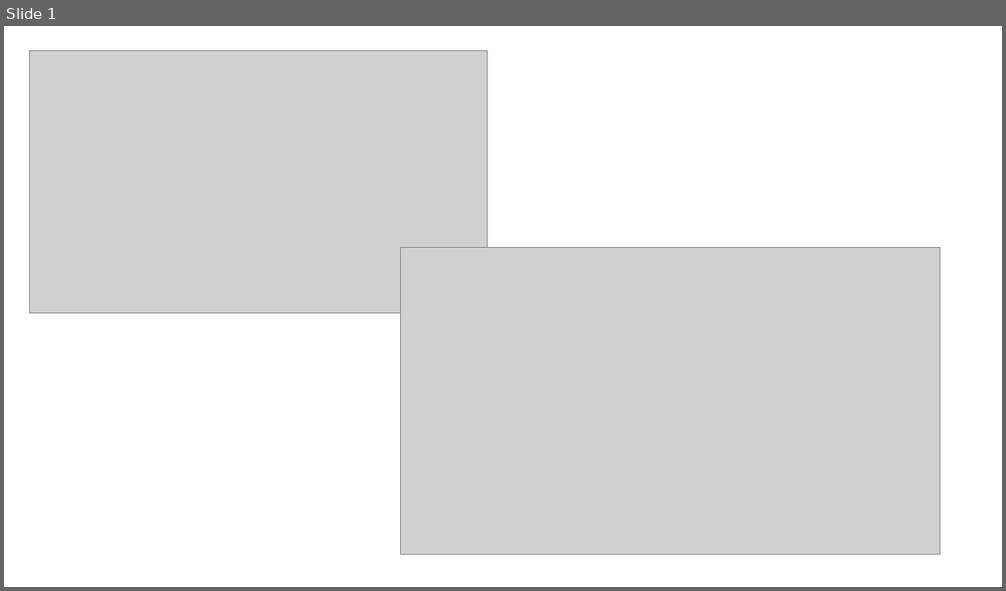
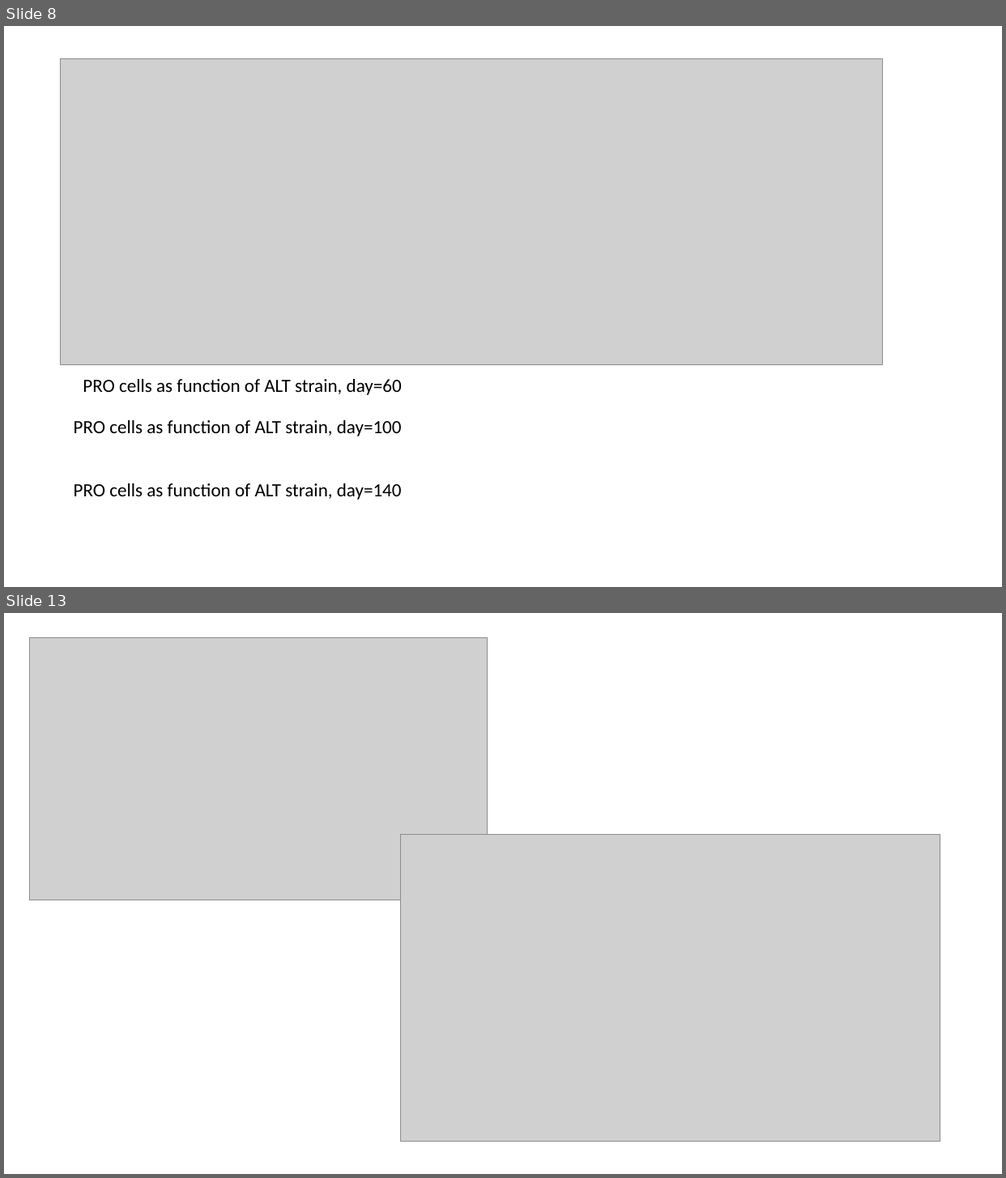
Before and after one commit to wosnat/ccpa, a slide deck: ccpa pro vs fl and capacity.pptx. Shown one above the other, each under a label of ours: slide 1 before the commit, slides 8 and 13 after it; the slides between them are not shown. The pictures are 1006x591 and 1006x1178 pixels, drawn with LibreOffice and Linux fonts; fonts in the diff are those of the drawing; grey boxes stand for pictures. Boxes give left, top, right and bottom in pixels: in the first picture for what was removed or moved away, otherwise in the second. Text is boxed around its words. In the diff, an @@ line names an element or a change of style, - is before the commit and + after.

```diff
--- a/ccpa pro vs fl and capacity.pptx
+++ b/ccpa pro vs fl and capacity.pptx
@@ slide 8 added at [4,26,1002,587], background #FFFFFF @@
@@ picture added at [60,58,883,365] @@
@@ text added at [83,379,402,395], 18 pt, text #000000 @@
+PRO cells as function of ALT strain, day=60
@@ text added at [74,420,402,437], 18 pt, text #000000 @@
+PRO cells as function of ALT strain, day=100
@@ text added at [74,484,402,500], 18 pt, text #000000 @@
+PRO cells as function of ALT strain, day=140
@@ what was slide 1 is now slide 13 @@
```
Also in this commit, not shown: 11 other slides added, 1 slide removed, 5 other files.
